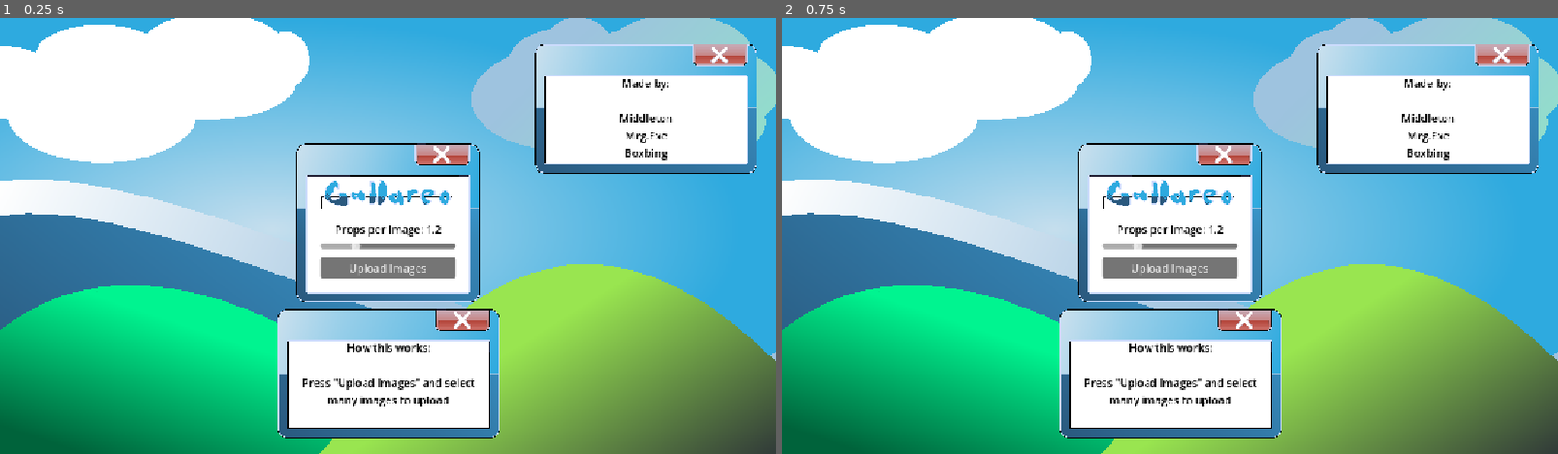
Above: before the commit, frames 1-2 (left to right).
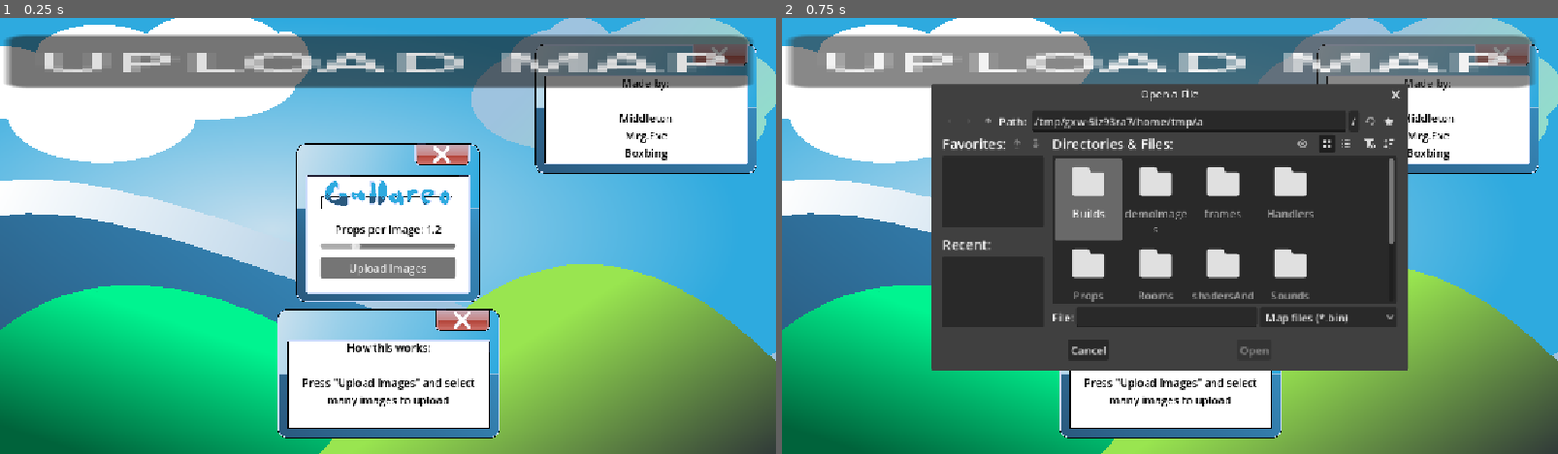
Above: after the commit, the same moments.

Repository: Morogox/Fall2026-HackNC
Game: Godot game, scene res://ui/fileUpload.tscn
Same seed, same stepped clock (60 frames per second), same inputs: the game is played once before the commit and once after it.
Inputs (mouse positions are in pixels of both pictures, inside the frame that each line leads up to):
- Up to frame 1 (0.25 s): no input
- Up to frame 2 (0.75 s): click (1162, 61) at 0.5 s, where only the run after the commit has a clickable "UPLOAD MAP"

The runs differ from the first frame. In frame 1, 12% of the frame differs, in the area x 0-98%, y 3-17%; in frame 2, 51%, in the area x 0-98%, y 3-81%.

Commit message:
feat: added coding

Diff:
--- a/decoder.gd
+++ b/decoder.gd
@@ -1,18 +1,126 @@
 extends Node
 
+const WEB_POLL_TIMEOUT_SEC := 120.0
+
 var _open_dialog: FileDialog
-var _js_callback: JavaScriptObject
+var _web_polling := false
+
+
+func _ready() -> void:
+	_setup_desktop_dialog()
+
+
+func _setup_desktop_dialog() -> void:
+	if not OS.has_feature("web"):
+		_open_dialog = FileDialog.new()
+		_open_dialog.file_mode = FileDialog.FILE_MODE_OPEN_FILE
+		_open_dialog.access = FileDialog.ACCESS_FILESYSTEM
+		_open_dialog.use_native_dialog = true
+		_open_dialog.filters = PackedStringArray(["*.bin ; Map files"])
+		_open_dialog.file_selected.connect(_on_desktop_file_selected)
+		add_child(_open_dialog)
+
+
+func load_map() -> void:
+	print("Load Map Button Pressed")
+	if OS.has_feature("web"):
+		_open_web_file_popup()
+	else:
+		_open_dialog.popup_centered_ratio(0.6)
+
+func _on_desktop_file_selected(path: String) -> void:
+	if not FileAccess.file_exists(path):
+		push_error("File not found: %s" % path)
+		return
+
+	var bytes := FileAccess.get_file_as_bytes(path)
+	if bytes.is_empty():
+		push_error("Could not read %s: %s" % [path, error_string(FileAccess.get_open_error())])
+		return
+
+	_on_map_bytes_ready(bytes)
 
 
 
-func load_map() -> void:
-	if OS.has_feature("web"):
-		_load_web()
-	else:
-		_load_desktop()
+func _open_web_file_popup() -> void:
+	if _web_polling:
+		return # a previous load is still pending
+
+	var js_code := """
+	(function() {
+		let input = document.getElementById('godot-map-uploader');
+		if (!input) {
+			input = document.createElement('input');
+			input.id = 'godot-map-uploader';
+			input.type = 'file';
+			input.accept = '.bin';
+			input.style.display = 'none';
+			document.body.appendChild(input);
+		}
+		// Allow re-selecting the same file (onchange won't fire otherwise)
+		input.value = '';
+		window.mapLoadComplete = false;
+		window.mapFileData = null;
+
+		input.onchange = function(e) {
+			let file = e.target.files[0];
+			if (!file) return;
+
+			let reader = new FileReader();
+			reader.onload = function(ev) {
+				window.mapFileData = ev.target.result.split(',')[1];
+				window.mapLoadComplete = true;
+			};
+			reader.onerror = function() {
+				window.mapFileData = null;
+				window.mapLoadComplete = true;
+			};
+			reader.readAsDataURL(file);
+		};
+
+		input.click();
+	})();
+	"""
+	JavaScriptBridge.eval(js_code)
+	_poll_web_upload()
+
+
+func _poll_web_upload() -> void:
+	_web_polling = true
+	var elapsed := 0.0
+
+	while not JavaScriptBridge.eval("window.mapLoadComplete === true"):
+		await get_tree().process_frame
+		elapsed += get_process_delta_time()
+		if elapsed > WEB_POLL_TIMEOUT_SEC:
+			print("Web map load timed out or was cancelled.")
+			_web_polling = false
+			return
+
+	_web_polling = false
+	_process_web_loaded_file()
+
+
+func _process_web_loaded_file() -> void:
+	var b64 = JavaScriptBridge.eval("window.mapFileData")
+	JavaScriptBridge.eval("window.mapFileData = null; window.mapLoadComplete = false;")
+
+	if typeof(b64) != TYPE_STRING:
+		push_error("No file data received from the browser.")
+		return
+
+	var bytes := Marshalls.base64_to_raw(b64)
+	if bytes.is_empty():
+		push_error("Received empty file from browser")
+		return
+
+	_on_map_bytes_ready(bytes)
 
 
 
+func _on_map_bytes_ready(bytes: PackedByteArray) -> void:
+	if decode_map(bytes):
+		ImageUtils.swap_to_gallery_scene()
 func decode_map(bytes: PackedByteArray) -> bool:
 	var buf := StreamPeerBuffer.new()
 	buf.data_array = bytes
@@ -85,71 +193,3 @@
 	ImageUtils.calc_total_slots(prop_ratio)
 
 	return true
-
-
-
-func _load_desktop() -> void:
-	if _open_dialog == null:
-		_open_dialog = FileDialog.new()
-		_open_dialog.file_mode = FileDialog.FILE_MODE_OPEN_FILE
-		_open_dialog.access = FileDialog.ACCESS_FILESYSTEM
-		_open_dialog.use_native_dialog = true
-		_open_dialog.filters = PackedStringArray(["*.bin ; Map files"])
-		_open_dialog.file_selected.connect(_on_open_path_selected)
-		add_child(_open_dialog)
-
-	_open_dialog.popup_centered_ratio(0.6)
-
-
-func _on_open_path_selected(path: String) -> void:
-	if not FileAccess.file_exists(path):
-		push_error("File not found: %s" % path)
-		return
-	var bytes := FileAccess.get_file_as_bytes(path)
-	if bytes.is_empty():
-		push_error("Could not read %s: %s" % [path, error_string(FileAccess.get_open_error())])
-		return
-	if decode_map(bytes):
-		ImageUtils.swap_to_gallery_scene()
-
-
-
-
-func _load_web() -> void:
-	if _js_callback == null:
-		_js_callback = JavaScriptBridge.create_callback(_on_web_file_loaded)
-
-	var window := JavaScriptBridge.get_interface("window")
-	window.godotMapCallback = _js_callback
-
-	JavaScriptBridge.eval("""
-		(function () {
-			var input = document.createElement('input');
-			input.type = 'file';
-			input.accept = '.bin';
-			input.onchange = function (e) {
-				var file = e.target.files[0];
-				if (!file) return;
-				var reader = new FileReader();
-				reader.onload = function () {
-					var bytes = new Uint8Array(reader.result);
-					var bin = '';
-					for (var i = 0; i < bytes.length; i += 0x8000) {
-						bin += String.fromCharCode.apply(null, bytes.subarray(i, i + 0x8000));
-					}
-					window.godotMapCallback(btoa(bin));
-				};
-				reader.readAsArrayBuffer(file);
-			};
-			input.click();
-		})();
-	""", true)
-
-
-func _on_web_file_loaded(args: Array) -> void:
-	var bytes := Marshalls.base64_to_raw(str(args[0]))
-	if bytes.is_empty():
-		push_error("Received empty file from browser")
-		return
-	if decode_map(bytes):
-		ImageUtils.swap_to_gallery_scene()
--- a/imageUtils.gd
+++ b/imageUtils.gd
@@ -64,6 +64,8 @@
 	img.generate_mipmaps()
 	return ImageTexture.create_from_image(img)
 
+func _is_empty()-> bool:
+	return rescaled_textures.size()==0
 
 func _is_valid_index(index: int) -> bool:
 	if index < 0 or index >= total_images:
--- a/pause_menu.tscn
+++ b/pause_menu.tscn
@@ -2,6 +2,7 @@
 
 [ext_resource type="Script" uid="uid://23urg2u42xoa" path="res://pause_menu.gd" id="1_hdmo1"]
 [ext_resource type="Script" uid="uid://csxg5uf2p2lc8" path="res://volume_slider.gd" id="2_nwcfo"]
+[ext_resource type="Script" uid="uid://dblsfjhdyu5n5" path="res://ui/file_download_and_encoder.gd" id="3_05uyy"]
 
 [node name="pause_menu" type="CanvasLayer" unique_id=931508829]
 process_mode = 3
@@ -45,5 +46,7 @@
 [node name="Button" type="Button" parent="ColorRect/CenterContainer/VBoxContainer" unique_id=50258502]
 layout_mode = 2
 text = "Download File"
+script = ExtResource("3_05uyy")
 
 [connection signal="value_changed" from="ColorRect/CenterContainer/VBoxContainer/volume" to="ColorRect/CenterContainer/VBoxContainer/volume" method="_on_value_changed"]
+[connection signal="pressed" from="ColorRect/CenterContainer/VBoxContainer/Button" to="ColorRect/CenterContainer/VBoxContainer/Button" method="download_map"]
--- a/project.godot
+++ b/project.godot
@@ -22,7 +22,6 @@
 [autoload]
 
 ImageUtils="*uid://cukepkiflfnbn"
-Decoder="*uid://bfgg5j5laa4aw"
 
 [display]
 
--- a/ui/fileUpload.tscn
+++ b/ui/fileUpload.tscn
@@ -8,6 +8,7 @@
 [ext_resource type="Texture2D" uid="uid://u7kksjsx65wx" path="res://SpritesGame/Frutiger Areo Background Gradient.png" id="5_qqo6r"]
 [ext_resource type="Script" uid="uid://cysrm5vmewdf5" path="res://ui/close_tutorial.gd" id="6_nh3qj"]
 [ext_resource type="Script" uid="uid://6vrndk6nxyk2" path="res://ui/close_credits.gd" id="7_831ql"]
+[ext_resource type="Script" uid="uid://bfgg5j5laa4aw" path="res://decoder.gd" id="9_brhtk"]
 
 [node name="FileUpload" type="Node2D" unique_id=1049936596]
 
@@ -228,8 +229,18 @@
 text = "Close"
 script = ExtResource("7_831ql")
 
+[node name="Button" type="Button" parent="." unique_id=184082712]
+offset_left = -428.99997
+offset_top = -160.99998
+offset_right = -315.99997
+offset_bottom = -129.99998
+scale = Vector2(9.760926, 2.5022168)
+text = "UPLOAD MAP"
+script = ExtResource("9_brhtk")
+
 [connection signal="value_changed" from="Gallareo/CenterContainer/VBoxContainer/HBoxContainer3/HSlider" to="Gallareo/CenterContainer/VBoxContainer/HBoxContainer3/HSlider" method="_on_value_changed"]
 [connection signal="pressed" from="Gallareo/CenterContainer/VBoxContainer/HBoxContainer/File Upload" to="FileUploadManager" method="_onUploadButtonPress"]
 [connection signal="pressed" from="Close" to="Close" method="_on_pressed"]
 [connection signal="pressed" from="CloseTutorial" to="CloseTutorial" method="_on_pressed"]
 [connection signal="pressed" from="CloseCredits" to="CloseCredits" method="_on_pressed"]
+[connection signal="pressed" from="Button" to="Button" method="load_map"]
